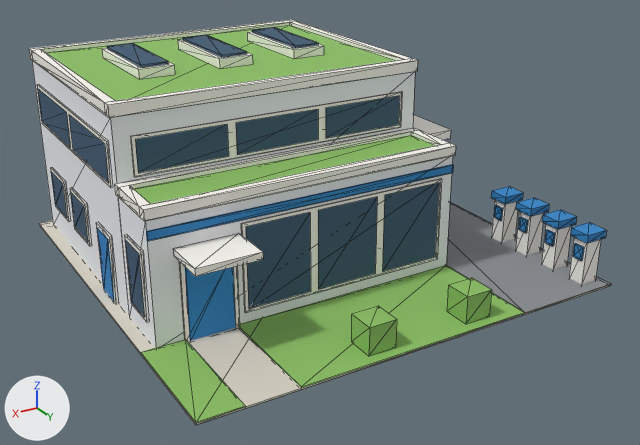
A saved change to the glTF model assets/models/I022-3.glb.
The view is the same before and after, from a 50 mm lens placed at (15.4, 26.9, 14.5), pointed at (-0.1, 1.1, 1.7). Arrows for +X, +Y and +Z are at lower left; the lights stay in place. The first picture is the older version. Mesh edges are drawn as thin lines. Where no turn or scale is listed for an object, it has been applied to the vertices. Vertices at exactly the same position are counted once.

Objects in the first picture: 'drive', 'green_roof', 'green_roof.001', 'lawn', 'lawn.001', 'office', 'roof_rim', 'roof_rim.004', 'shed', 'tree_spot', 'tree_spot.001', 'window_band.014', 'window_band.015', 'yard' and 46 more.
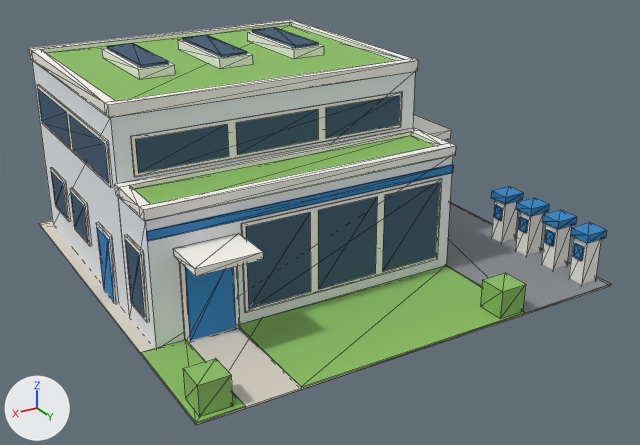
Boxes [x1, y1, x2, y2] around the edits, measured in the pictures (640 x 445 px):
'tree_spot.001', moved: before [351, 306, 397, 356]; after [183, 358, 233, 417]
'tree_spot', moved: before [447, 278, 492, 324]; after [480, 273, 526, 319]

What changed in the scene script:
```text
Change me_mesh_4:
    used by ob_tree_spot; location = (0.0, 0.0, 0.0)
    remove me_mesh_4.from_pydata(...)  # 8 vertices, 12 faces; spans x -2.7..-1.7, y 6.6..7.6, z 0.09..1.09
    add me_mesh_4.from_pydata(...)  # 8 vertices, 12 faces; spans x -3.9..-2.9, y 6.9..7.9, z 0.09..1.09
    me_mesh_4 part 1: the whole mesh is moved by (-1.2, 0.3, 0.0)
Change me_mesh_5:
    used by ob_tree_spot_001; location = (0.0, 0.0, 0.0)
    remove me_mesh_5.from_pydata(...)  # 8 vertices, 12 faces; spans x 1.1..2.1, y 6.6..7.6, z 0.09..1.09
    add me_mesh_5.from_pydata(...)  # 8 vertices, 12 faces; spans x 6.8..7.8, y 6.8..7.8, z 0.09..1.09
    me_mesh_5 part 2: the whole mesh is moved by (5.7, 0.2, 0.0)
```
